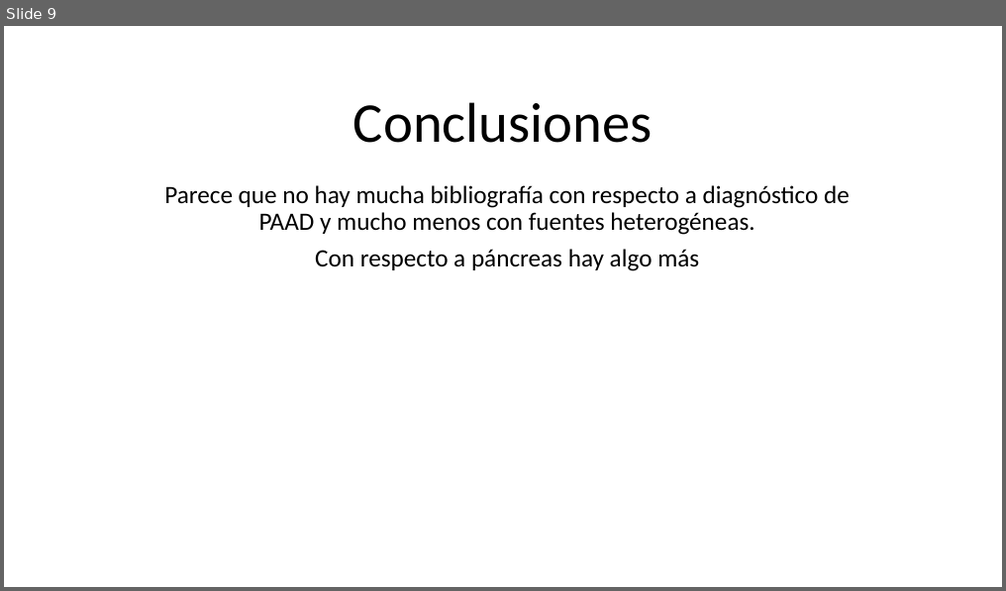
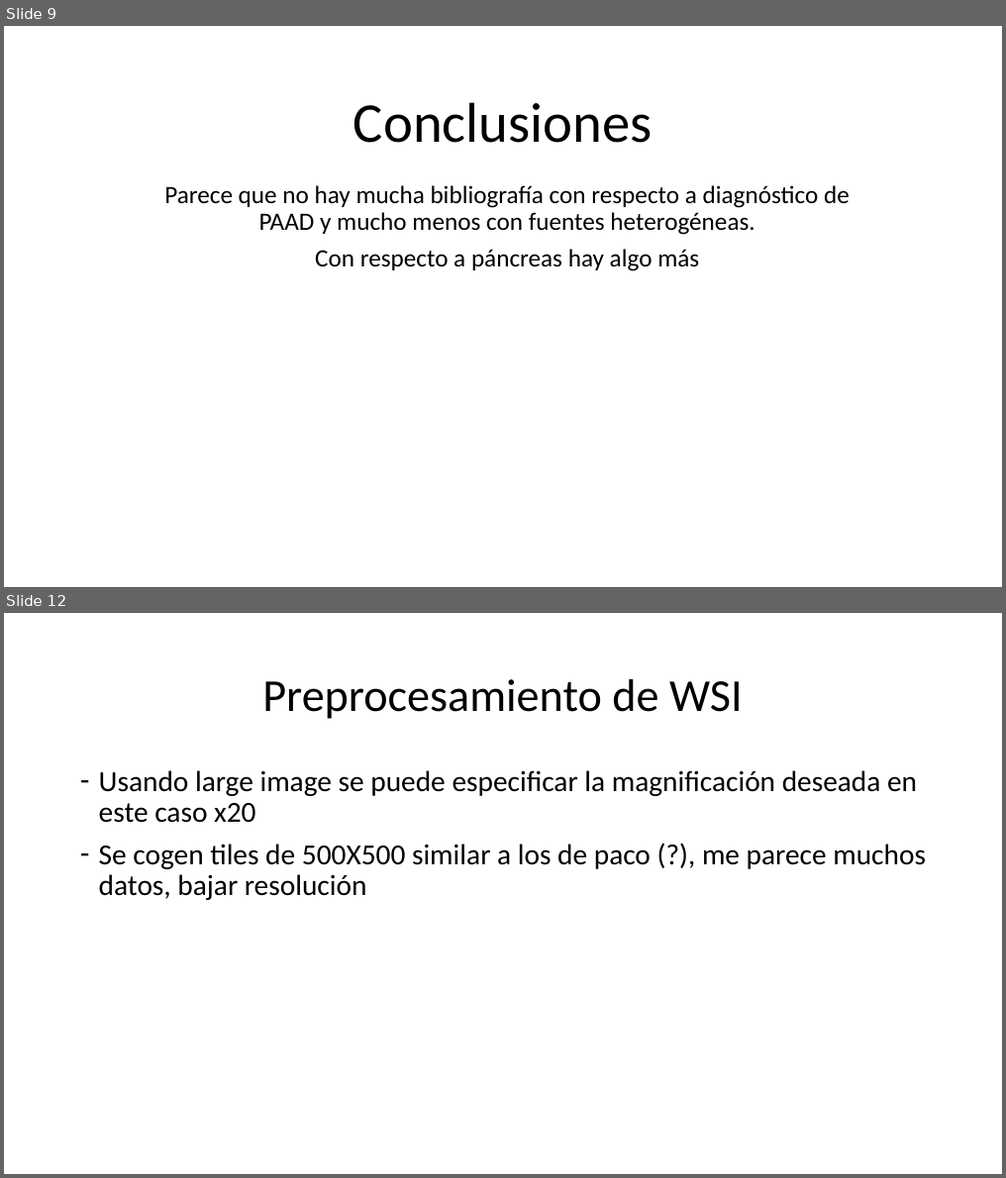
Before and after one commit to alejandroborj/heterogeneous-data, a slide deck: pregunta.pptx. Shown one above the other, each under a label of ours: slide 9 before the commit, slides 9 and 12 after it; the slides between them are not shown. The pictures are 1006x591 and 1006x1178 pixels, drawn with LibreOffice and Linux fonts; fonts in the diff are those of the drawing. Boxes give left, top, right and bottom in pixels: in the first picture for what was removed or moved away, otherwise in the second. Text is boxed around its words. In the diff, an @@ line names an element or a change of style, - is before the commit and + after.

```diff
--- a/pregunta.pptx
+++ b/pregunta.pptx
@@ slide 12 added at <box>4,613,1002,1174</box>, background #FFFFFF @@
@@ title added at <box>262,679,743,719</box>, 44 pt, text #000000 @@
+Preprocesamiento de WSI
@@ text added at <box>99,770,926,900</box>, 28 pt, text #000000 @@
+– Usando large image se puede especificar la magnificación deseada en este caso x20
+– Se cogen tiles de 500X500 similar a los de paco (?), me parece muchos datos, bajar resolución
```
Also in this commit, not shown: 4 other slides added, 1 slide removed, 7 other files.
